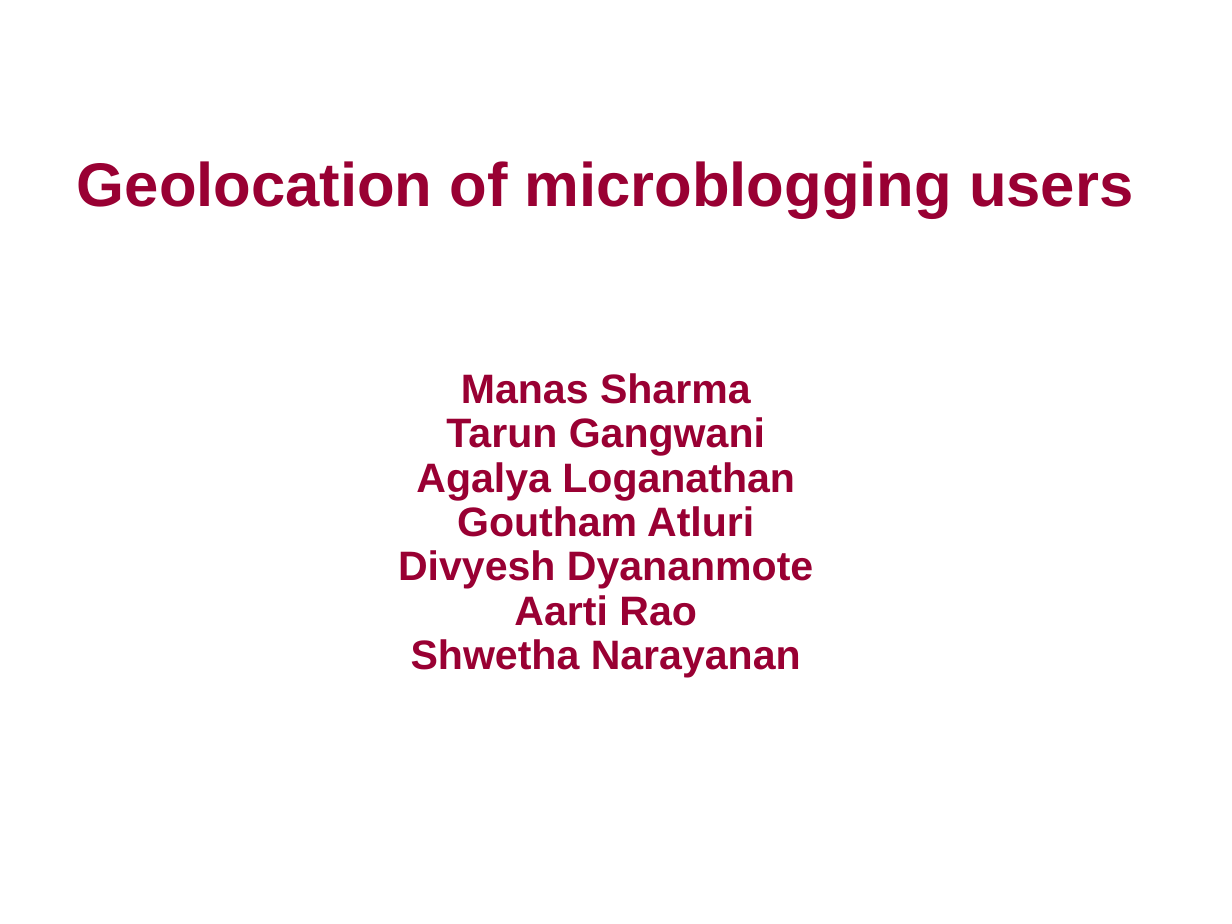
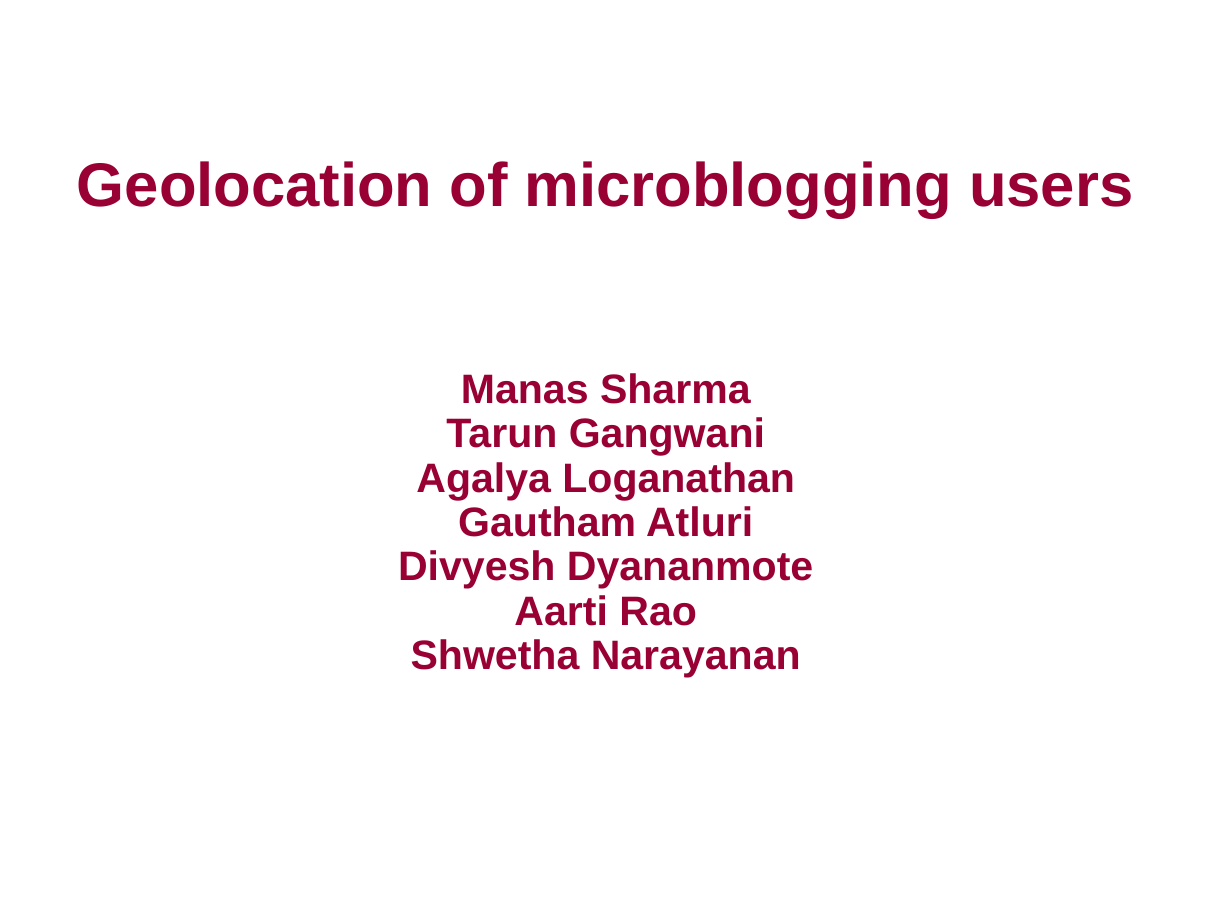
Before and after one commit to manassharma/Geolocation-Of-Microbloggers, a slide deck: slide 1 of FinalPPT.pptx. Drawn at 1232x924 pixels with LibreOffice and Linux fonts; fonts in the diff are those of the drawing; background and template pictures are left out. Boxes give left, top, right and bottom in pixels: in the first picture for what was removed or moved away, otherwise in the second. Text is boxed around its words. In the diff, an @@ line names an element or a change of style, - is before the commit and + after.

Commit message:
#5 - [Agalya] - Fixed typo in ppt

```diff
--- a/FinalPPT.pptx
+++ b/FinalPPT.pptx
@@ title at [77,161,1133,677]: text changed @@
-Geolocation of microblogging users
-Manas Sharma
-Tarun Gangwani
-Agalya Loganathan
-Goutham Atluri
-Divyesh Dyananmote
-Aarti Rao
-Shwetha Narayanan
+Geolocation of microblogging users
+Manas Sharma
+Tarun Gangwani
+Agalya Loganathan
+Gautham Atluri
+Divyesh Dyananmote
+Aarti Rao
+Shwetha Narayanan
```
